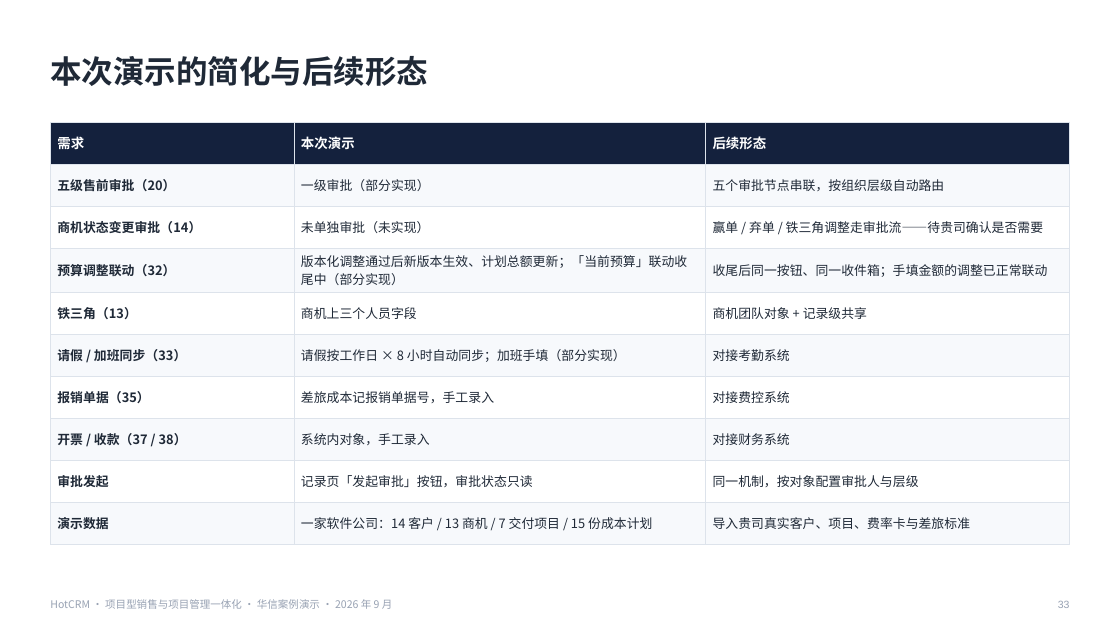
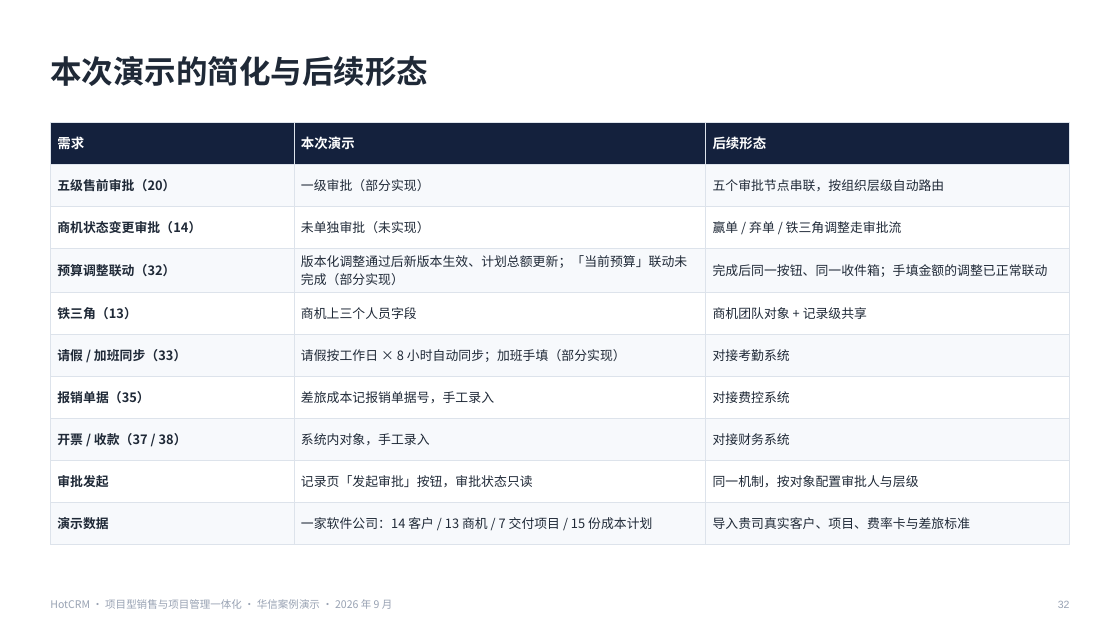
Before and after one commit to sunhaolin/hotcrm, a slide deck: slide 32 of docs/demo/psa-presales/客户汇报-华信案例.pptx (slide 33 before the commit). Drawn at 1120x630 pixels with LibreOffice and Linux fonts; fonts in the diff are those of the drawing. Boxes give left, top, right and bottom in pixels: in the first picture for what was removed or moved away, otherwise in the second. Text is boxed around its words. In the diff, an @@ line names an element or a change of style, - is before the commit and + after.

```diff
--- a/docs/demo/psa-presales/客户汇报-华信案例.pptx
+++ b/docs/demo/psa-presales/客户汇报-华信案例.pptx
@@ table at box(50, 122, 1070, 533) @@
-row 3, column 3: 赢单 / 弃单 / 铁三角调整走审批流——待贵司确认是否需要
+row 3, column 3: 赢单 / 弃单 / 铁三角调整走审批流
-row 4, column 2: 版本化调整通过后新版本生效、计划总额更新；「当前预算」联动收尾中（部分实现）
+row 4, column 2: 版本化调整通过后新版本生效、计划总额更新；「当前预算」联动未完成（部分实现）
-row 4, column 3: 收尾后同一按钮、同一收件箱；手填金额的调整已正常联动
+row 4, column 3: 完成后同一按钮、同一收件箱；手填金额的调整已正常联动
```
Also in this commit, not shown: 30 other slides changed, 1 slide removed, 2 other files.
